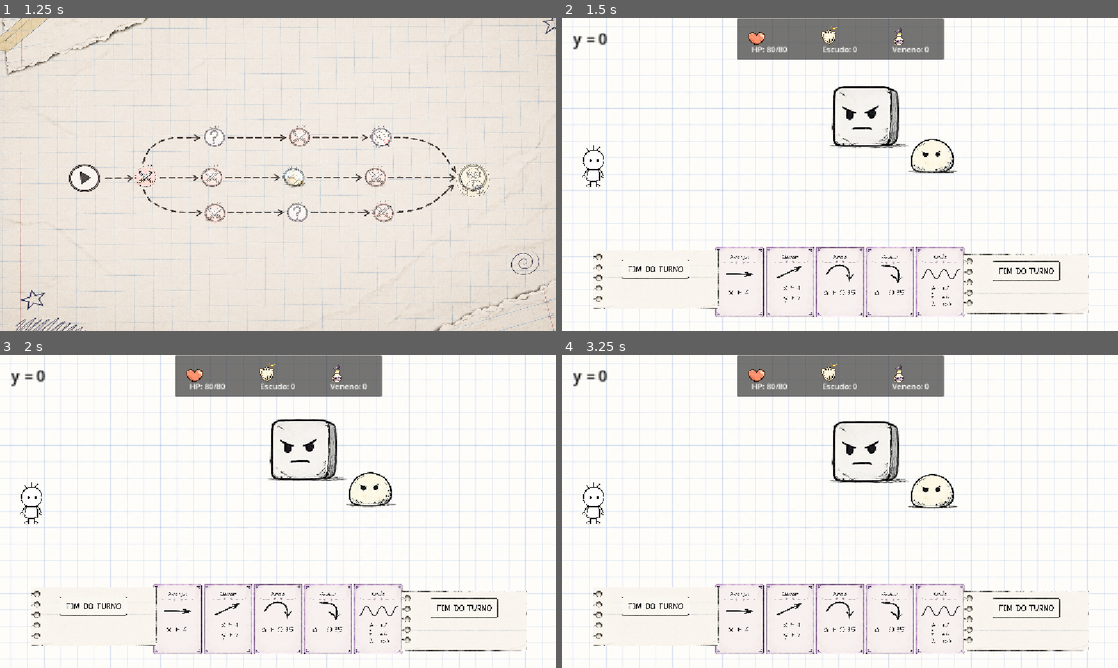
Above: before the commit, frames 1-4 (two rows, left to right).
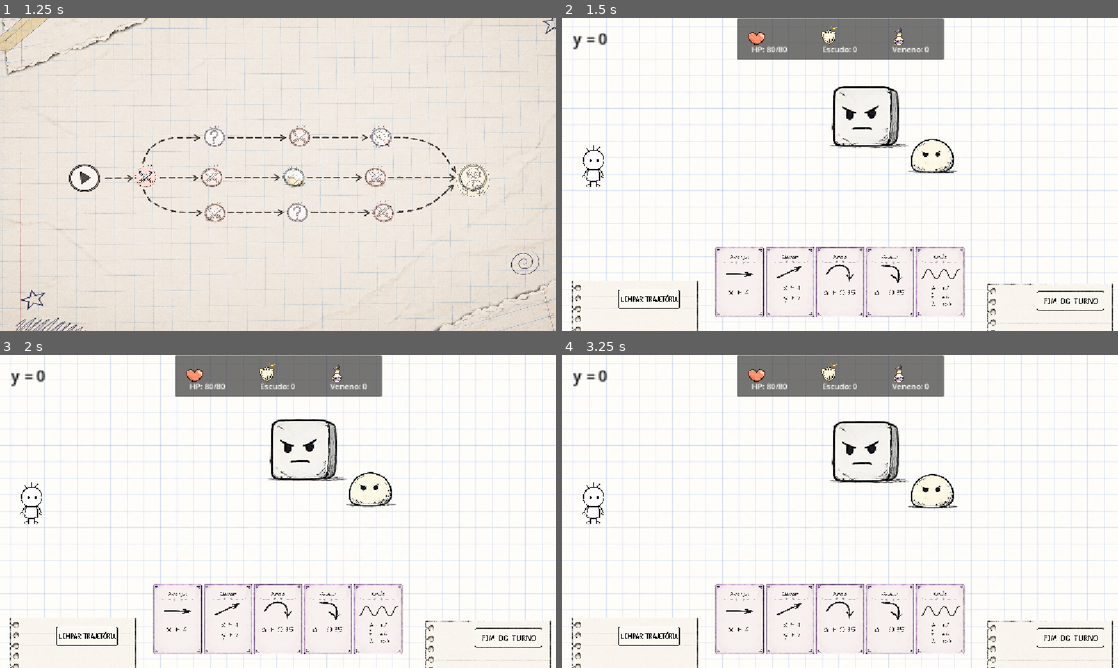
Above: after the commit, the same moments.

Repository: catolica-faculdade/incognita-deck
Game: Godot game, scene res://main/main.tscn
The game is run twice, just before and just after one commit, with the same random seed, the same clock (stepped at 60 frames per second) and the same inputs.
Inputs (mouse positions are in pixels of both pictures, inside the frame that each line leads up to; where the layout moved, square brackets give the same spot in the first picture):
- Up to frame 1 (1.25 s): click (261, 174) at 0.5 s
- Up to frame 2 (1.5 s): click (706, 174) at 1.25 s
- Up to frame 3 (2 s): no input
- Up to frame 4 (3.25 s): click (739, 617) at 2.02 s; click (650, 636) [656, 605] at 2.75 s

Frame 1 is identical in both runs. In frame 2, 1.6% of the frame differs, in the area x 1-100%, y 74-100%; in frame 3, 1.6%; in frame 4, 1.6%.

Commit message:
fix: corrigindo texto de botão para trajetória invés de turno

Diff:
--- a/interface/buttons/buttons.tscn
+++ b/interface/buttons/buttons.tscn
@@ -2,6 +2,7 @@
 
 [ext_resource type="Texture2D" uid="uid://360jo30uifs2" path="res://assets/empty_paper.png" id="1_paw45"]
 [ext_resource type="Texture2D" uid="uid://8ednp6hhoftm" path="res://assets/button.png" id="2_0r5lu"]
+[ext_resource type="Texture2D" uid="uid://c88j2qvekcv1d" path="res://assets/button_trajectory.png" id="2_jph5u"]
 [ext_resource type="Script" uid="uid://yynl7usa1q7m" path="res://interface/buttons/buttons.gd" id="3_arv1u"]
 [ext_resource type="Script" uid="uid://cbyse1fnfhdj3" path="res://interface/buttons/clear_trajectory.gd" id="3_jyw87"]
 
@@ -23,10 +24,10 @@
 anchors_preset = -1
 anchor_right = 1.0
 anchor_bottom = 1.0
-offset_left = 58.0
-offset_top = 480.0
-offset_right = -821.0
-offset_bottom = -44.0
+offset_left = 15.0
+offset_top = 544.0
+offset_right = -864.0
+offset_bottom = 20.0
 grow_horizontal = 2
 grow_vertical = 2
 mouse_filter = 2
@@ -39,14 +40,14 @@
 anchors_preset = 15
 anchor_right = 1.0
 anchor_bottom = 1.0
-offset_left = 124.0
-offset_top = 500.0
-offset_right = -328.0005
-offset_bottom = 46.999817
+offset_left = 115.0
+offset_top = 561.0
+offset_right = 1123.0
+offset_bottom = 623.0
 grow_horizontal = 2
 grow_vertical = 2
-scale = Vector2(0.2, 0.2)
-texture_normal = ExtResource("2_0r5lu")
+scale = Vector2(0.06, 0.06)
+texture_normal = ExtResource("2_jph5u")
 ignore_texture_size = true
 script = ExtResource("3_jyw87")
 
@@ -55,10 +56,10 @@
 anchors_preset = -1
 anchor_right = 1.0
 anchor_bottom = 1.0
-offset_left = 826.0
-offset_top = 489.0
-offset_right = -53.0
-offset_bottom = -35.0
+offset_left = 875.0
+offset_top = 551.0
+offset_right = -4.0
+offset_bottom = 27.0
 grow_horizontal = 2
 grow_vertical = 2
 mouse_filter = 2
@@ -71,10 +72,10 @@
 anchors_preset = 15
 anchor_right = 1.0
 anchor_bottom = 1.0
-offset_left = 892.0
-offset_top = 503.99997
-offset_right = 439.9995
-offset_bottom = 50.999756
+offset_left = 984.0
+offset_top = 566.0
+offset_right = 531.9995
+offset_bottom = 112.99982
 grow_horizontal = 2
 grow_vertical = 2
 scale = Vector2(0.2, 0.2)
Binary file added: assets/button_trajectory.png
Not shown, added: assets/button_trajectory.png.import
